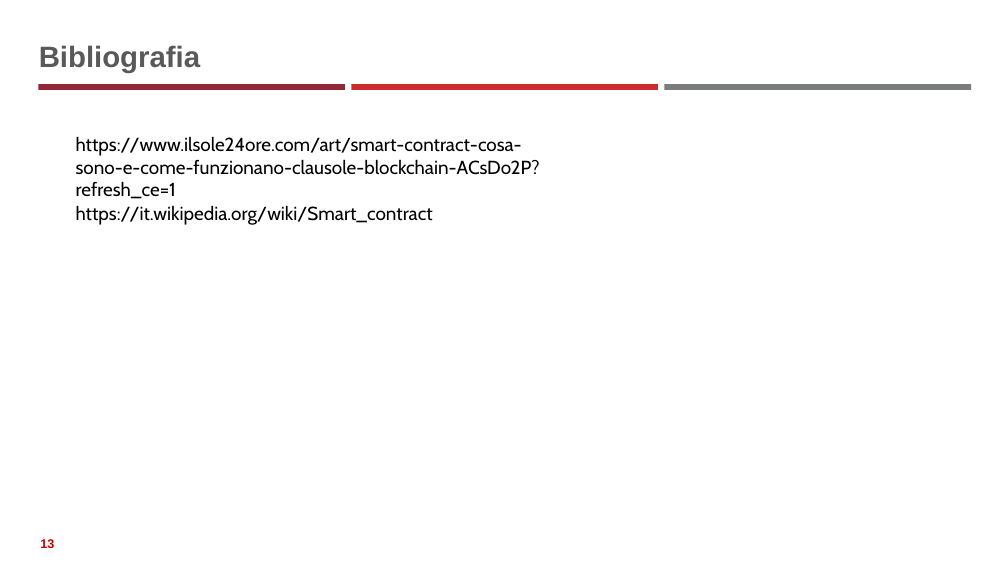
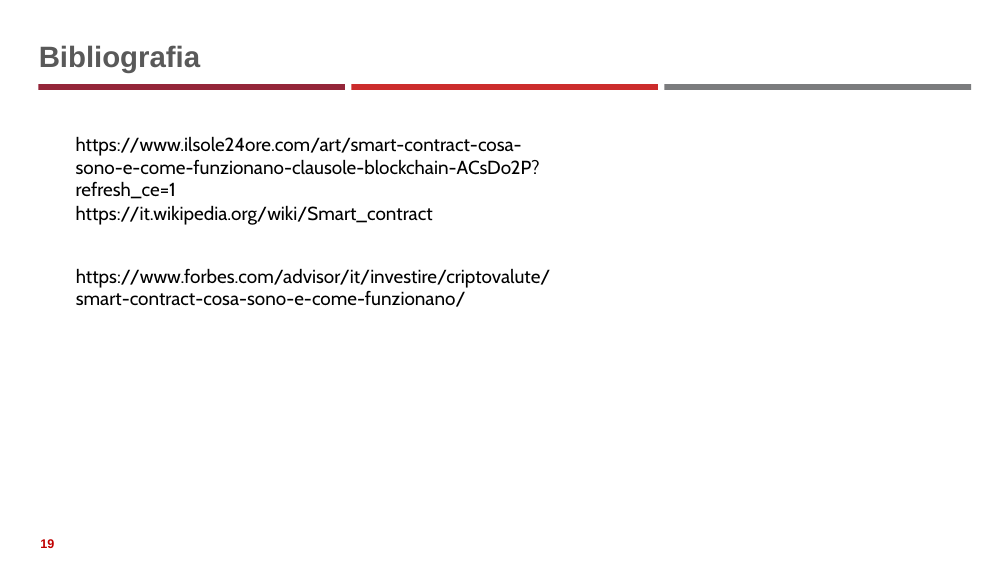
Before and after one commit to neural1977/data_science_interview_material, a slide deck: slide 19 of Assicurazioni/Smart Contract_ita.pptx (slide 13 before the commit). Drawn at 1008x567 pixels with LibreOffice and Linux fonts; fonts in the diff are those of the drawing. Boxes give left, top, right and bottom in pixels: in the first picture for what was removed or moved away, otherwise in the second. Text is boxed around its words. In the diff, an @@ line names an element or a change of style, - is before the commit and + after.

```diff
--- a/Assicurazioni/Smart Contract_ita.pptx
+++ b/Assicurazioni/Smart Contract_ita.pptx
@@ text added at [76, 268, 551, 307], 18 pt, text #000000 @@
+https://www.forbes.com/advisor/it/investire/criptovalute/smart-contract-cosa-sono-e-come-funzionano/
@@ page number at [40, 539, 54, 548]: text changed @@
-13
+19
```
Also in this commit, not shown: 11 other slides changed, 6 slides added, 2 other files.
